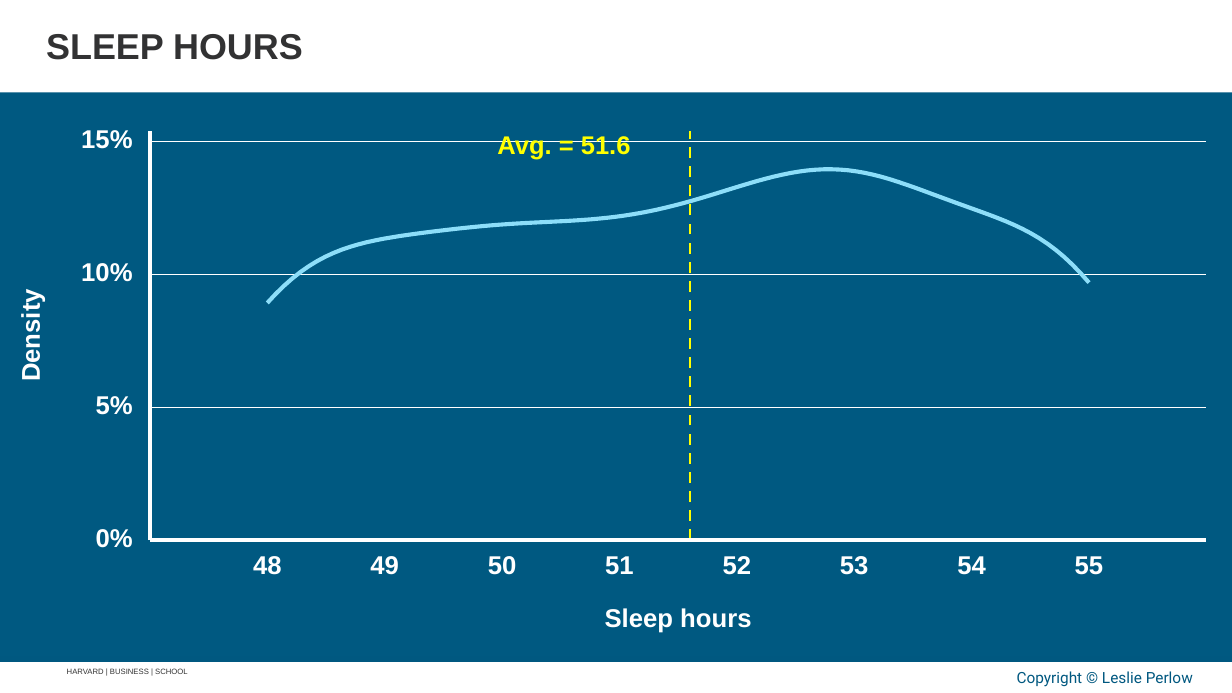
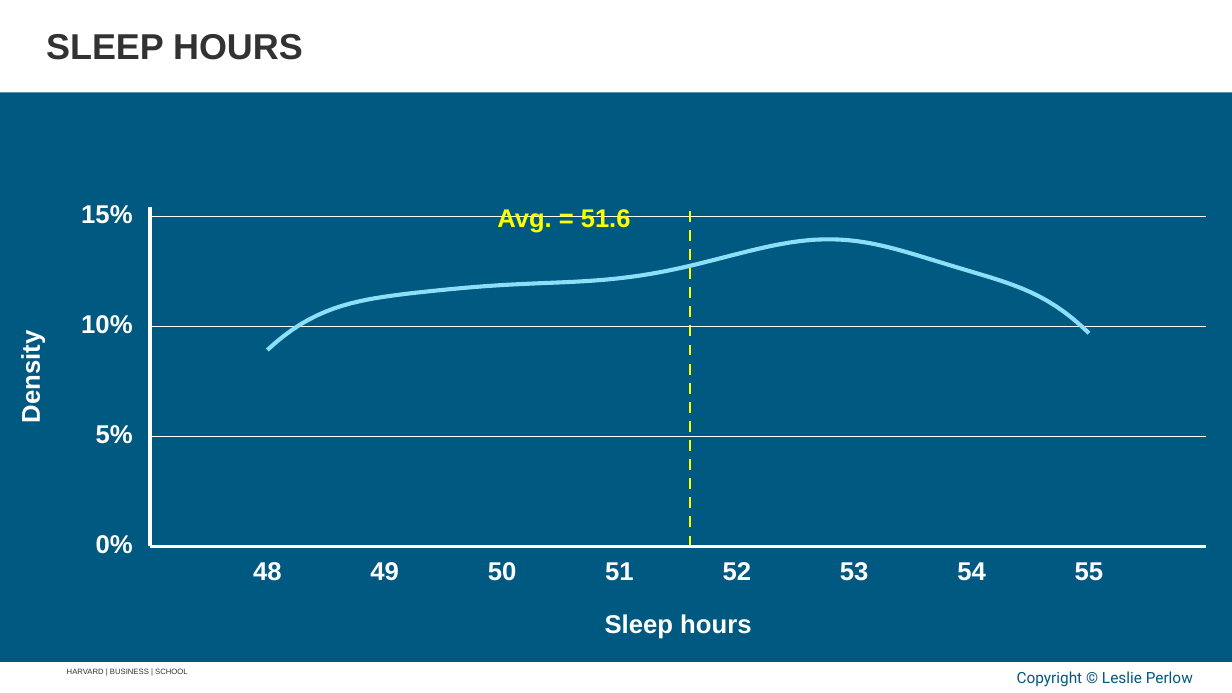
Before and after one commit to APPLITICS/lifematrix-deck-automation, a slide deck: slide 13 of outputs/generated_slides.pptx. Drawn at 1232x693 pixels with LibreOffice and Linux fonts; fonts in the diff are those of the drawing; background and template pictures are left out. Boxes give left, top, right and bottom in pixels: in the first picture for what was removed or moved away, otherwise in the second. Text is boxed around its words. In the diff, an @@ line names an element or a change of style, - is before the commit and + after.

```diff
--- a/outputs/generated_slides.pptx
+++ b/outputs/generated_slides.pptx
@@ rectangle: place and size @@
-rectangle at [150,131,1206,541]
+rectangle at [150,208,1206,547]
@@ freeform shape: place and size @@
-freeform shape at [150,131,150,541]
+freeform shape at [150,208,150,547]
@@ freeform shape: place and size @@
-freeform shape at [690,131,690,541]
+freeform shape at [690,208,690,547]
@@ 2 texts, 1 freeform shape: place and size @@
-2 texts, 1 freeform shape at [81,130,1206,159]
+2 texts, 1 freeform shape at [81,205,1206,233]
@@ freeform shape: place and size @@
-freeform shape at [267,169,1089,303]
+freeform shape at [267,239,1089,350]
@@ text "10%": place and size @@
-text "10%" at [81,263,132,282]
+text "10%" at [81,315,132,334]
@@ freeform shape: place and size @@
-freeform shape at [150,274,1206,274]
+freeform shape at [150,326,1206,326]
@@ text "Density": place and size @@
-text "Density" at [17,298,46,379]
+text "Density" at [17,340,46,421]
@@ text "5%": place and size @@
-text "5%" at [96,396,133,415]
+text "5%" at [96,425,133,444]
@@ freeform shape: place and size @@
-freeform shape at [150,408,1206,408]
+freeform shape at [150,436,1206,436]
@@ 10 texts, 2 freeform shapes: place and size @@
-10 texts, 2 freeform shapes at [96,529,1206,633]
+10 texts, 2 freeform shapes at [96,535,1206,639]
```
Also in this commit, not shown: 30 other slides changed, 2 slides added, 3 other files.
